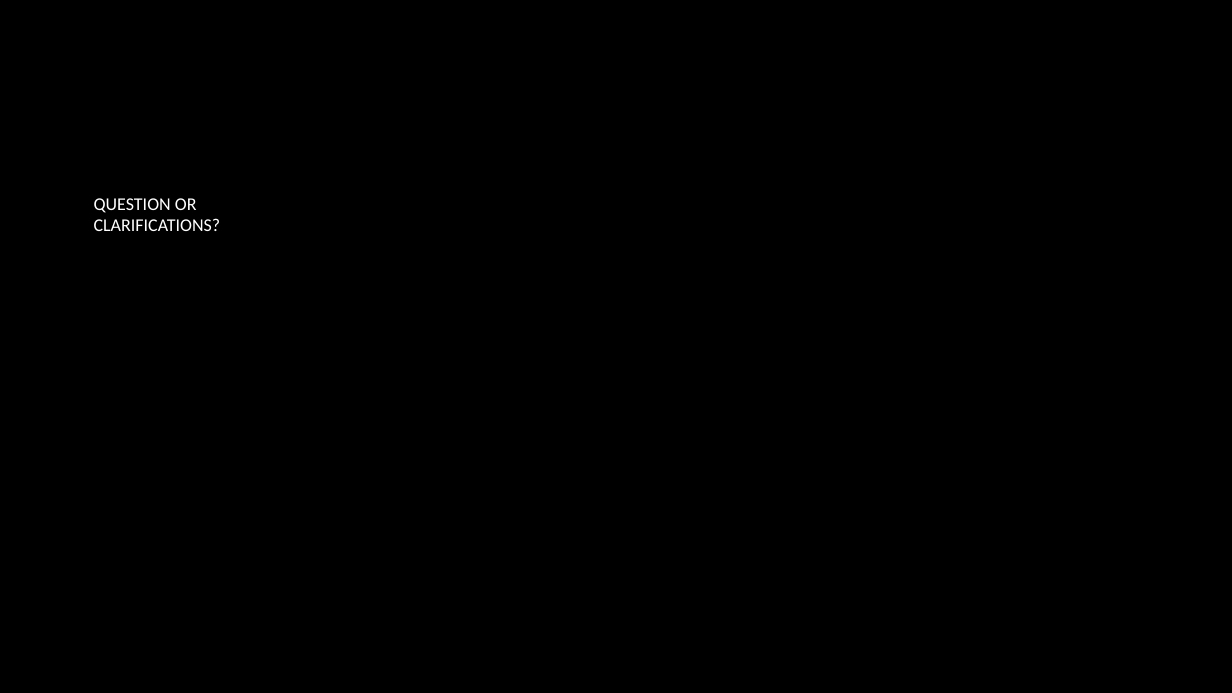
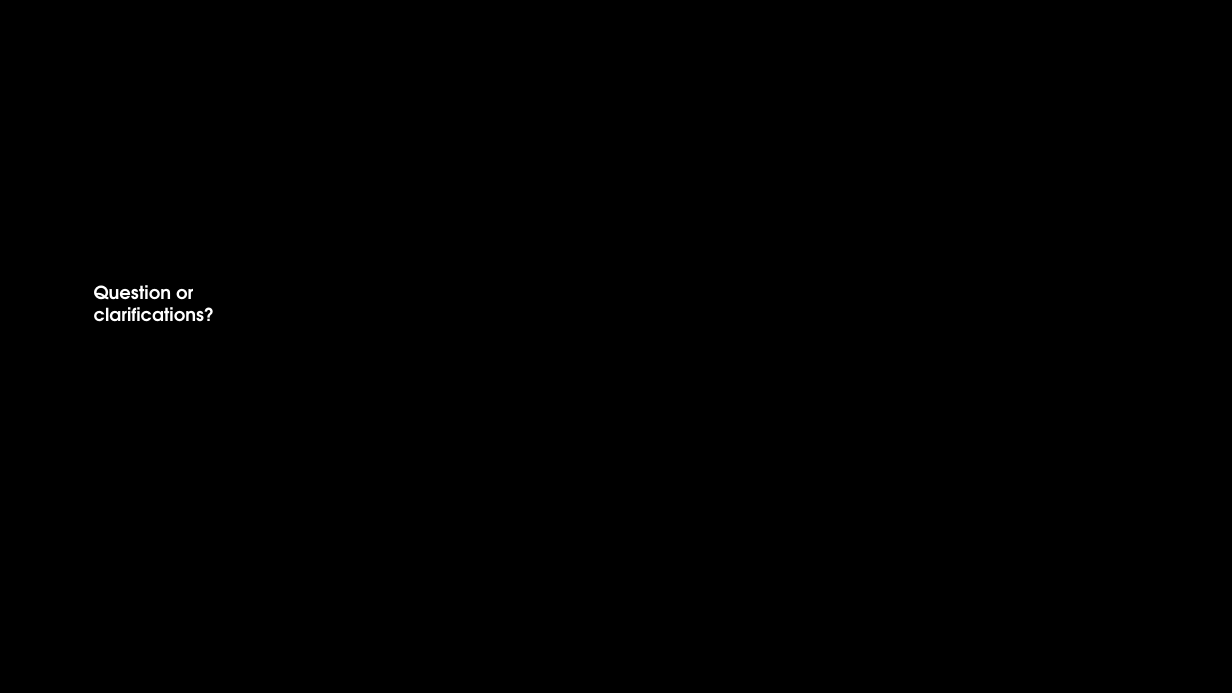
Before and after one commit to hexa-decim8/ISBPM, a slide deck: slide 24 of Class_Materials/Week_3/Day_1/ISBPM w3d1.pptx (slide 6 before the commit). Drawn at 1232x693 pixels with LibreOffice and Linux fonts; fonts in the diff are those of the drawing; background and template pictures are left out. Boxes give left, top, right and bottom in pixels: in the first picture for what was removed or moved away, otherwise in the second. Text is boxed around its words. In the diff, an @@ line names an element or a change of style, - is before the commit and + after.

```diff
--- a/Class_Materials/Week_3/Day_1/ISBPM w3d1.pptx
+++ b/Class_Materials/Week_3/Day_1/ISBPM w3d1.pptx
@@ title "Question or clarifications?" at [84, 99, 315, 330]: vertical alignment middle to bottom; shadow on @@
@@ title at [94, 285, 215, 322]: text changed; font Calibri to TeX Gyre Adventor; bold on @@
-QUESTION OR CLARIFICATIONS?
+Question or clarifications?
```
Also in this commit, not shown: 6 other slides changed, 19 slides added, 1 slide removed, 1 other file.
